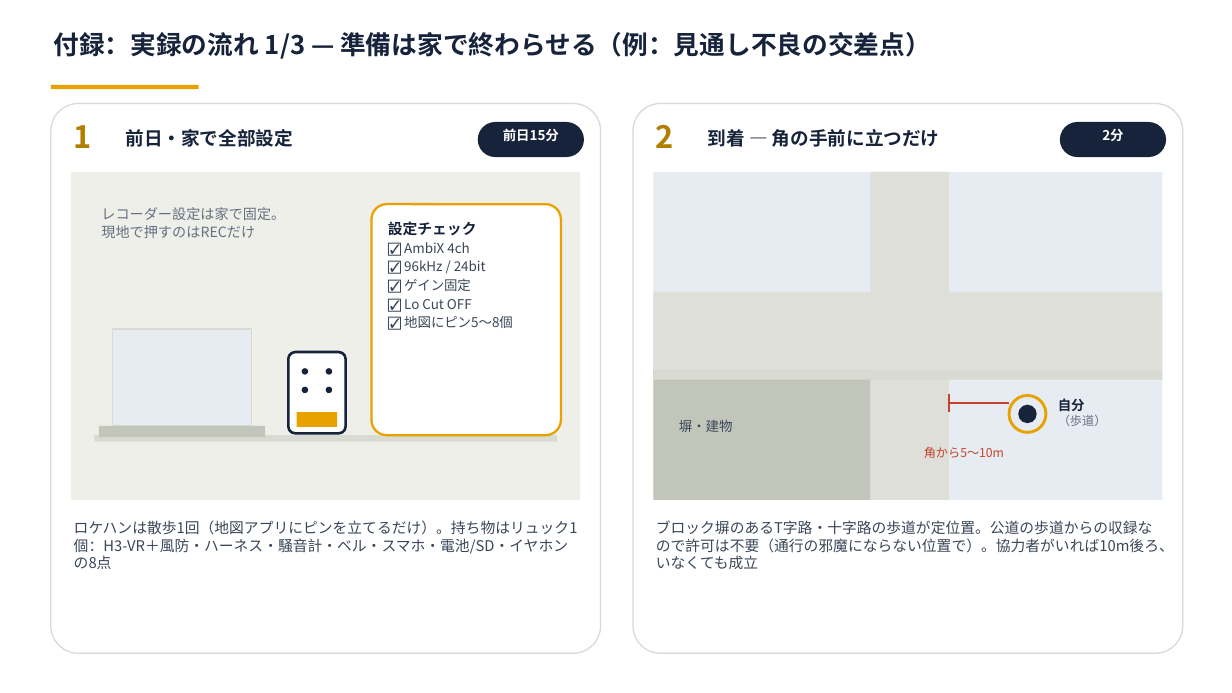
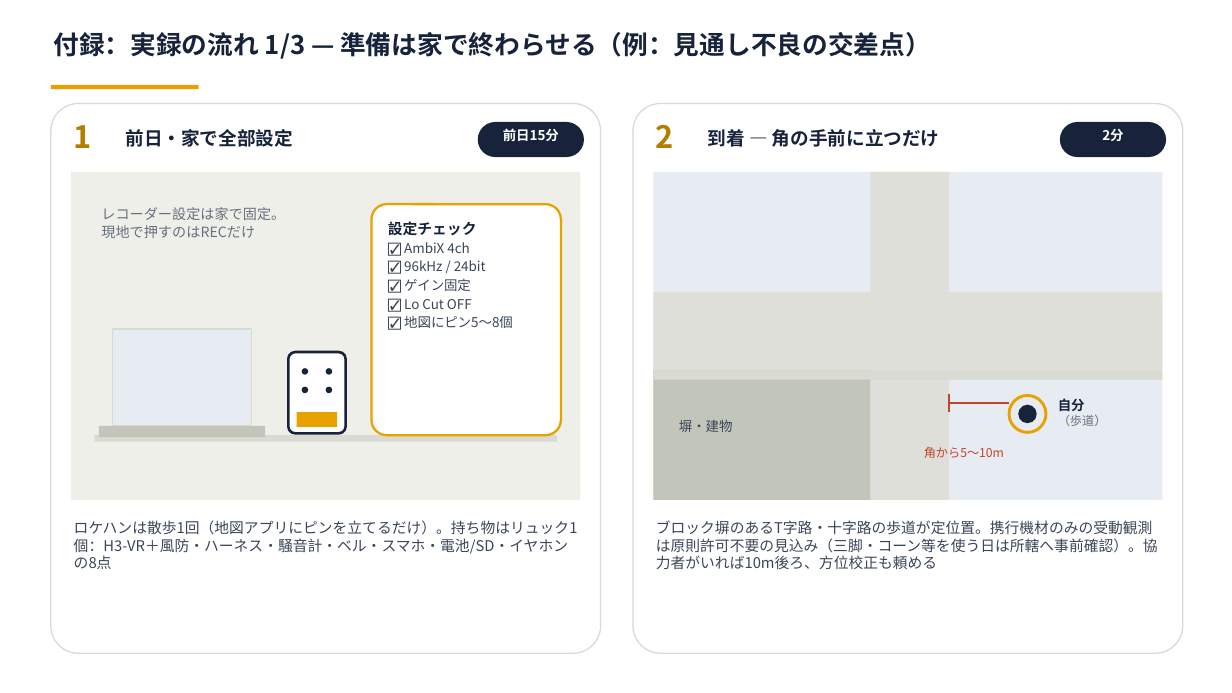
Before and after one commit to Noosdoo/outdoor-seld-sim, a slide deck: slide 1 of md/seminar/図_付録_実録の流れ_2026-08-13.pptx. Drawn at 1232x693 pixels with LibreOffice and Linux fonts; fonts in the diff are those of the drawing. Boxes give left, top, right and bottom in pixels: in the first picture for what was removed or moved away, otherwise in the second. Text is boxed around its words. In the diff, an @@ line names an element or a change of style, - is before the commit and + after.

```diff
--- a/md/seminar/図_付録_実録の流れ_2026-08-13.pptx
+++ b/md/seminar/図_付録_実録の流れ_2026-08-13.pptx
@@ text at [656, 520, 1158, 570]: text changed @@
-ブロック塀のあるT字路・十字路の歩道が定位置。公道の歩道からの収録なので許可は不要（通行の邪魔にならない位置で）。協力者がいれば10m後ろ、いなくても成立
+ブロック塀のあるT字路・十字路の歩道が定位置。携行機材のみの受動観測は原則許可不要の見込み（三脚・コーン等を使う日は所轄へ事前確認）。協力者がいれば10m後ろ、方位校正も頼める
```
Also in this commit, not shown: 2 other slides changed.
